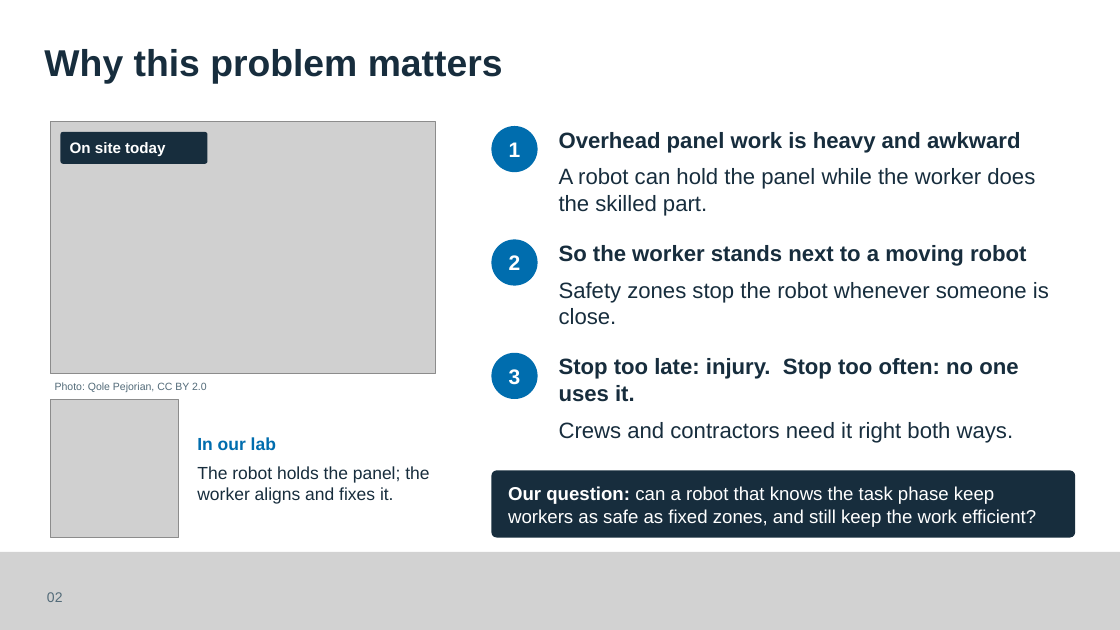
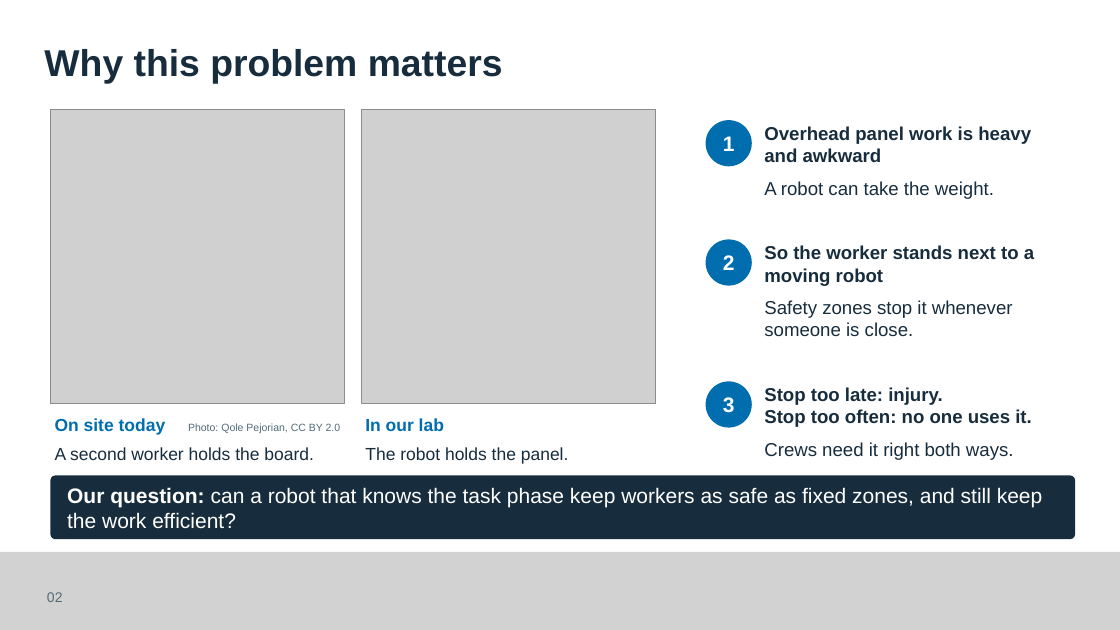
Before and after one commit to Kingwu12/adaptive-hrc-safety-system, a slide deck: slide 2 of presentation/FYP-assessment-presentation-v4.3.pptx. Drawn at 1120x630 pixels with LibreOffice and Linux fonts; fonts in the diff are those of the drawing; grey boxes stand for pictures. Boxes give left, top, right and bottom in pixels: in the first picture for what was removed or moved away, otherwise in the second. Text is boxed around its words. In the diff, an @@ line names an element or a change of style, - is before the commit and + after.

```diff
--- a/presentation/FYP-assessment-presentation-v4.3.pptx
+++ b/presentation/FYP-assessment-presentation-v4.3.pptx
@@ picture: place and size @@
-picture at box(50, 122, 435, 374)
+picture at box(50, 109, 344, 403)
@@ picture: place and size @@
-picture at box(50, 399, 179, 538)
+picture at box(361, 109, 655, 403)
@@ text "Overhead panel work is heavy ...": place and size @@
-text "Overhead panel work is heavy ..." at box(559, 132, 1035, 216)
+text "Overhead panel work is heavy ..." at box(764, 126, 1031, 199)
@@ rounded rectangle removed at box(60, 132, 208, 164) @@
@@ text removed at box(70, 142, 165, 156) @@
-On site today
@@ ellipse "1": place and size @@
-ellipse "1" at box(492, 126, 538, 172)
+ellipse "1" at box(706, 120, 752, 166)
@@ text at box(764, 126, 1031, 162): size 19 to 16 pt in "Overhead panel work is heavy and awkward" @@
@@ text at box(764, 181, 994, 199): text changed; size 19 to 16 pt @@
-A robot can hold the panel while the worker does the skilled part.
+A robot can take the weight.
@@ ellipse "2": place and size @@
-ellipse "2" at box(492, 239, 538, 286)
+ellipse "2" at box(706, 239, 752, 286)
@@ text "So the worker stands next ...": place and size @@
-text "So the worker stands next ..." at box(559, 245, 1049, 325)
+text "So the worker stands next ..." at box(764, 245, 1034, 336)
@@ text at box(764, 245, 1034, 286): size 19 to 16 pt in "So the worker stands next to a ..." @@
@@ text at box(764, 300, 1013, 336): text changed; size 19 to 16 pt @@
-Safety zones stop the robot whenever someone is close.
+Safety zones stop it whenever someone is close.
@@ ellipse "3": place and size @@
-ellipse "3" at box(492, 353, 538, 399)
+ellipse "3" at box(706, 381, 752, 428)
@@ text "Stop too late: injury. Stop ...": place and size @@
-text "Stop too late: injury. Stop ..." at box(559, 358, 1018, 443)
+text "Stop too late: injury. Stop ..." at box(764, 387, 1032, 460)
@@ text at box(764, 387, 1032, 427): size 19 to 16 pt in "Stop too late: injury. Stop too often: ..." @@
@@ text "Photo: Qole Pejorian, CC BY ...": place and size @@
-text "Photo: Qole Pejorian, CC BY ..." at box(55, 382, 207, 392)
+text "Photo: Qole Pejorian, CC BY ..." at box(188, 423, 341, 433)
@@ text "Photo: Qole Pejorian, CC BY ..." at box(188, 423, 341, 433): alignment left to right @@
@@ text added at box(55, 418, 314, 460), 15 pt, text #172D3D @@
+On site today
+A second worker holds the board.
@@ text "In our lab": place and size @@
-text "In our lab" at box(197, 437, 429, 504)
+text "In our lab" at box(365, 418, 569, 464)
@@ text "In our lab" at box(365, 418, 569, 464): vertical alignment middle to top @@
@@ text at box(365, 447, 569, 464): text changed @@
-The robot holds the panel; the worker aligns and fixes it.
+The robot holds the panel.
@@ text at box(764, 442, 1014, 460): text changed; size 19 to 16 pt @@
-Crews and contractors need it right both ways.
+Crews need it right both ways.
@@ rounded rectangle: place and size @@
-rounded rectangle at box(492, 471, 1075, 538)
+rounded rectangle at box(50, 476, 1075, 539)
@@ text "Our question: can a robot ...": place and size @@
-text "Our question: can a robot ..." at box(508, 486, 1036, 527)
+text "Our question: can a robot ..." at box(67, 487, 1043, 528)
@@ text "Our question: can a robot ..." at box(67, 487, 1043, 528): size 16 to 18 pt @@
```
Also in this commit, not shown: 2 other slides changed, 5 other files.
